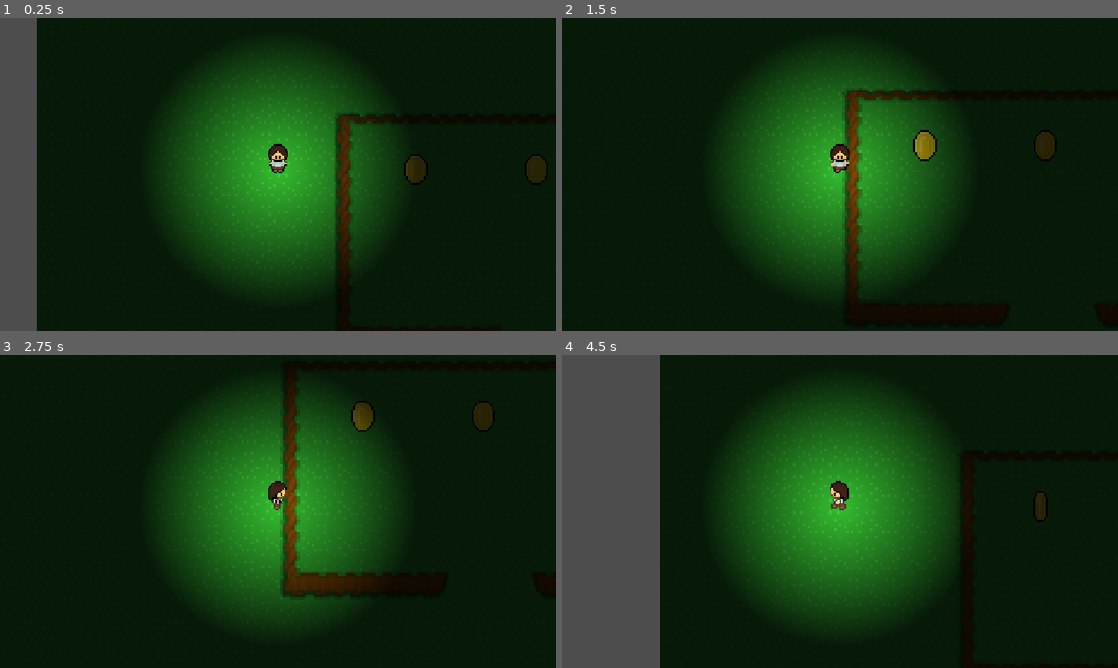
Above: before the commit, frames 1-4 (two rows, left to right).
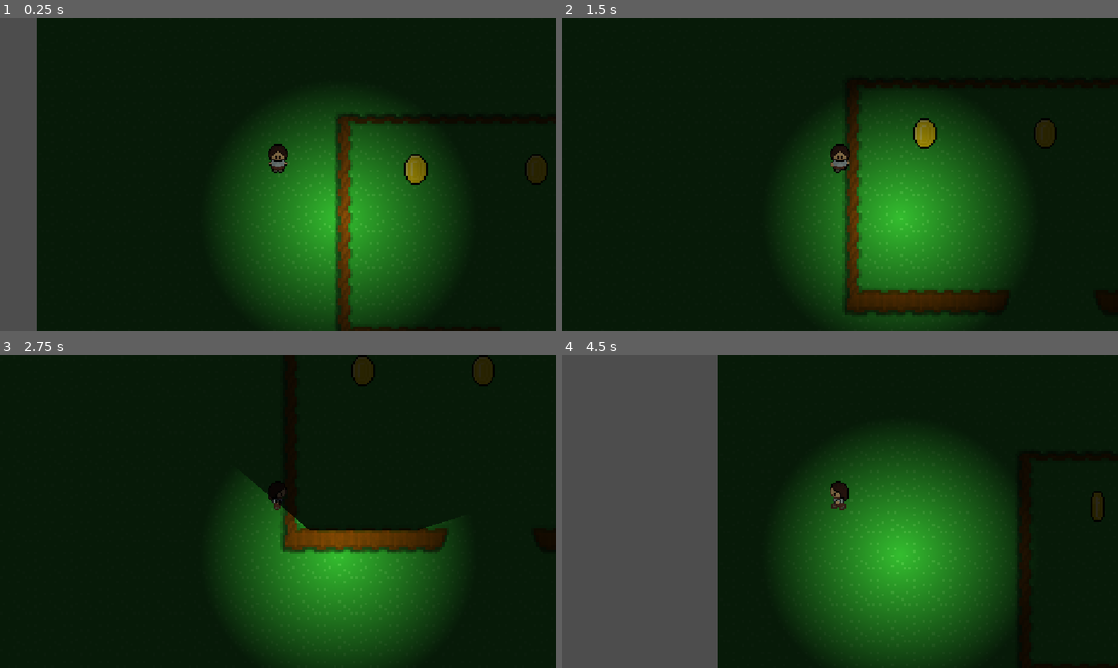
Above: after the commit, the same moments.

Repository: QvestionMark/experimental-platformer
Game: Godot game, scene res://Scenes/main.tscn
Same seed, same stepped clock (60 frames per second), same inputs: the game is played once before the commit and once after it.
Inputs (mouse positions are in pixels of both pictures, inside the frame that each line leads up to):
- Up to frame 1 (0.25 s): no input
- Up to frame 2 (1.5 s): move the mouse to (962, 158) at 0.52 s; hold D (walk_right) 0.53-1.28 s; move the mouse to (728, 190) at 1.27 s; hold S (walk_down) from 1.28 s (still down)
- Up to frame 3 (2.75 s): move the mouse to (333, 442) at 2.02 s; release S (walk_down) at 2.03 s; hold D (walk_right) from 2.03 s (still down)
- Up to frame 4 (4.5 s): move the mouse to (812, 574) at 2.77 s; release D (walk_right) at 2.78 s; hold W (walk_up) 2.78-3.53 s; move the mouse to (1006, 558) at 3.52 s; hold A (walk_left) from 3.53 s (still down); move the mouse to (673, 464) at 4.27 s

The runs differ from the first frame. In frame 1, 30% of the frame differs, in the area x 28-83%, y 10-100%; in frame 2, 30%; in frame 3, 32%; in frame 4, 41%, in the area x 17-98%, y 0-100%.

Commit message:
speed improved

Diff:
--- a/Scenes/player.tscn
+++ b/Scenes/player.tscn
@@ -173,4 +173,4 @@
 zoom = Vector2(5, 5)
 
 [node name="flashlight" parent="." unique_id=1445627752 instance=ExtResource("3_6t5aa")]
-position = Vector2(0, -2)
+position = Vector2(25, 18)
--- a/Scripts/player.gd
+++ b/Scripts/player.gd
@@ -35,7 +35,7 @@
 		else:
 			animSprite.play("walk_up")
 	velocity = velocity.normalized()
-	velocity *= 50 * scale.x
+	velocity *= 75 * scale.x
 	move_and_slide()
 
 	flashlight.rotation = flashlight.global_position.direction_to(get_global_mouse_position()).angle()
